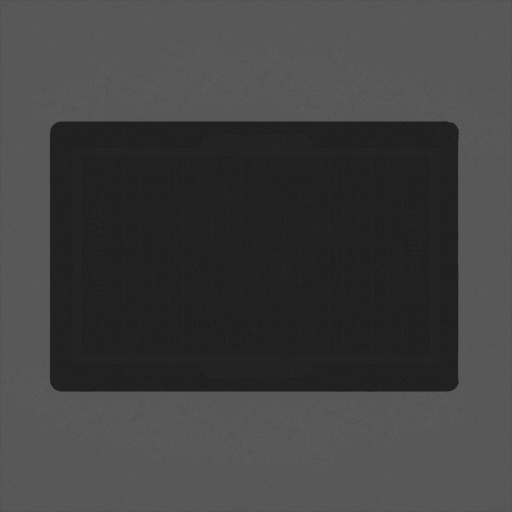
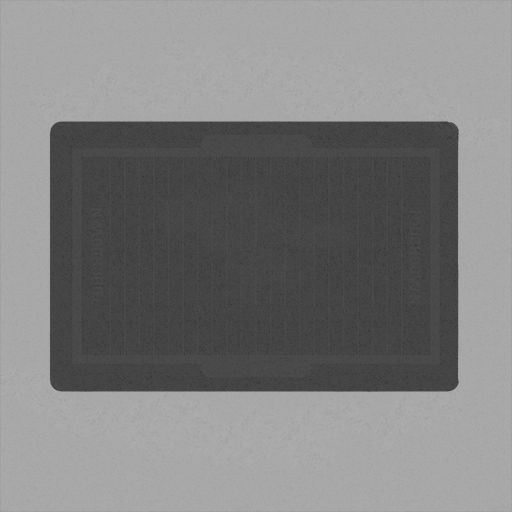
Layers edited between the first and the second 512 × 512 image:
pixels changed over left=0, top=0, right=512, bottom=512 (layer not identified)
